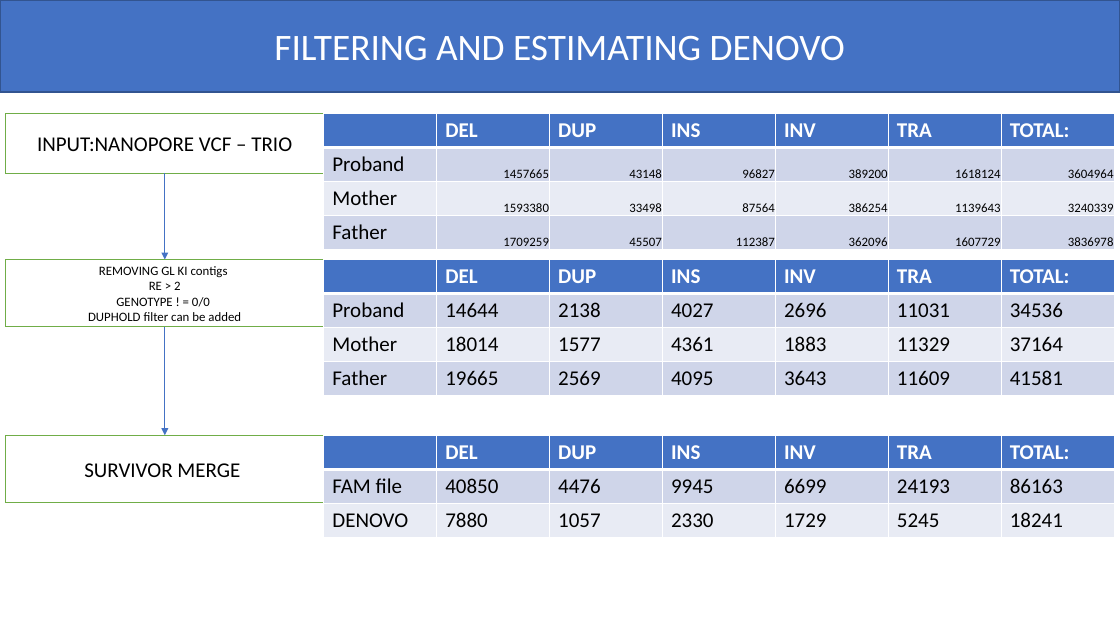
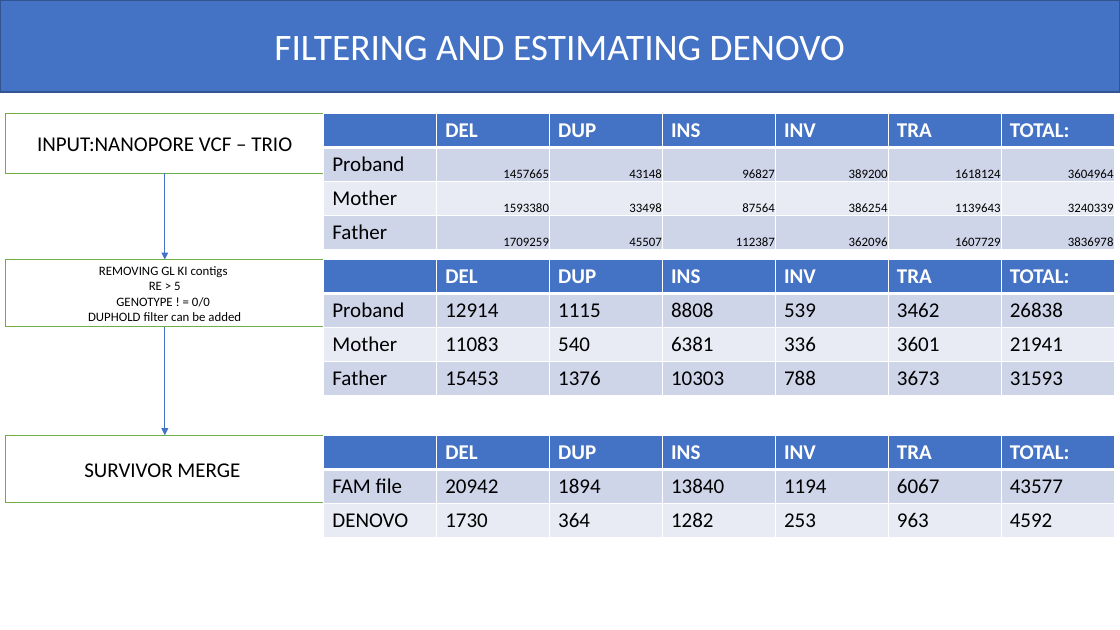
Before and after one commit to NCBI-Codeathons/DeNovoSV, a slide deck: slide 1 of Denovo_pipeline_counts.pptx. Drawn at 1120x630 pixels with LibreOffice and Linux fonts; fonts in the diff are those of the drawing. Boxes give left, top, right and bottom in pixels: in the first picture for what was removed or moved away, otherwise in the second. Text is boxed around its words. In the diff, an @@ line names an element or a change of style, - is before the commit and + after.

```diff
--- a/Denovo_pipeline_counts.pptx
+++ b/Denovo_pipeline_counts.pptx
@@ table at bbox=[324, 260, 1112, 394] @@
-row 2: Proband | 14644 | 2138 | 4027 | 2696 | 11031 | 34536
+row 2: Proband | 12914 | 1115 | 8808 | 539 | 3462 | 26838
-row 3: Mother | 18014 | 1577 | 4361 | 1883 | 11329 | 37164
+row 3: Mother | 11083 | 540 | 6381 | 336 | 3601 | 21941
-row 4: Father | 19665 | 2569 | 4095 | 3643 | 11609 | 41581
+row 4: Father | 15453 | 1376 | 10303 | 788 | 3673 | 31593
@@ text in rectangle at bbox=[149, 281, 180, 290]: text changed @@
-RE > 2
+RE > 5
@@ table at bbox=[324, 435, 1112, 536] @@
-row 2: FAM file | 40850 | 4476 | 9945 | 6699 | 24193 | 86163
+row 2: FAM file | 20942 | 1894 | 13840 | 1194 | 6067 | 43577
-row 3: DENOVO | 7880 | 1057 | 2330 | 1729 | 5245 | 18241
+row 3: DENOVO | 1730 | 364 | 1282 | 253 | 963 | 4592
```
